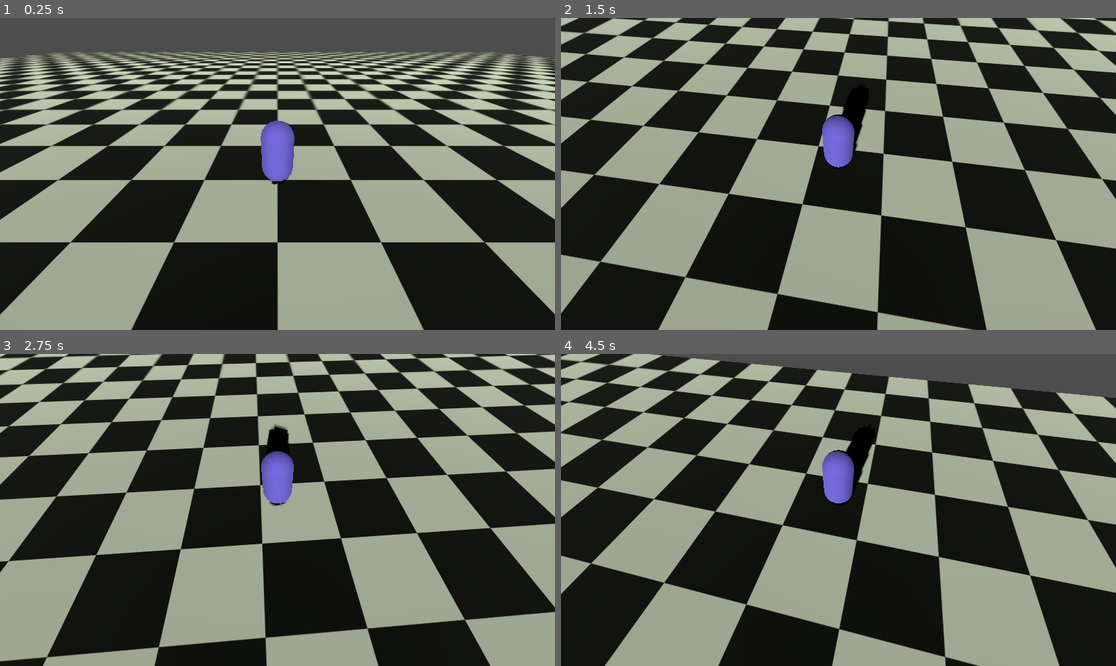
Above: before the commit, frames 1-4 (two rows, left to right).
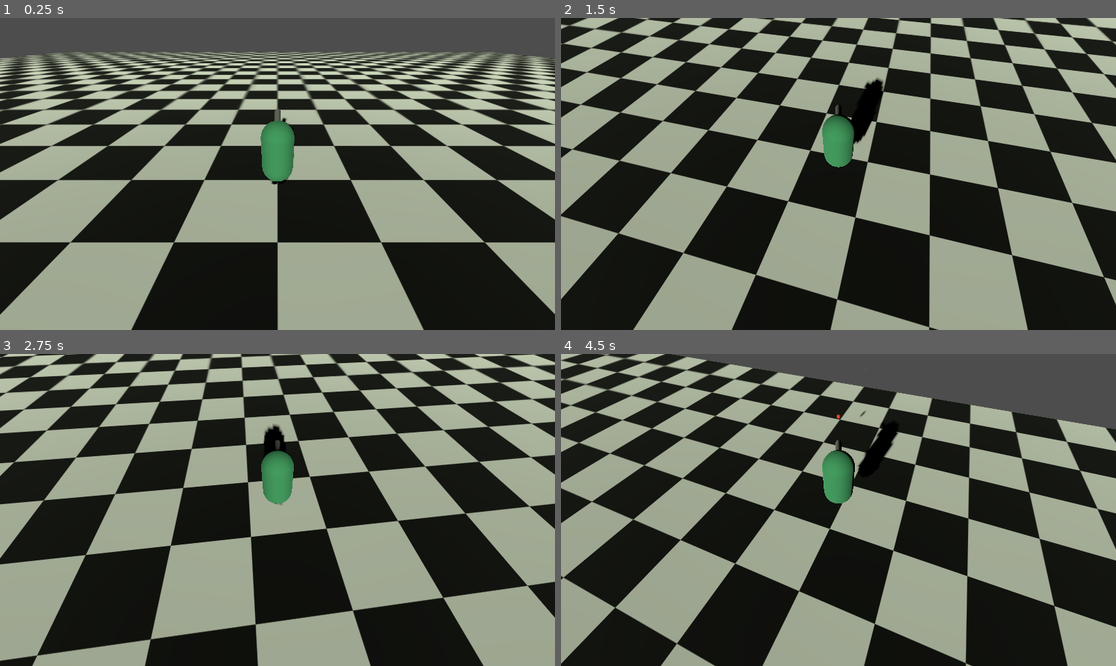
Above: after the commit, the same moments.

Repository: franciszekwojnowicz/simple-battlefield-simulator
Game: Godot game, scene res://content/main.tscn
The game is run twice, just before and just after one commit, with the same random seed, the same clock (stepped at 60 frames per second) and the same inputs.
Inputs (mouse positions are in pixels of both pictures, inside the frame that each line leads up to):
- Up to frame 1 (0.25 s): no input
- Up to frame 2 (1.5 s): move the mouse to (866, 174) at 0.52 s; hold Up (move_forward) from 0.53 s (still down); click (866, 174) at 0.6 s; tap Space (jump, bound only after the commit) at 0.77, 0.8, 1.07, 1.35 s; move the mouse to (810, 174) at 1.27 s
- Up to frame 3 (2.75 s): keep holding Up (move_forward); tap Space (jump, bound only after the commit) at 1.52, 1.82, 2.3 s; click (249, 510) at 1.55 s; move the mouse to (288, 503) at 2.02 s; click (288, 503) at 2.1 s
- Up to frame 4 (4.5 s): keep holding Up (move_forward); move the mouse to (832, 516) at 2.77 s; click (832, 516) at 2.85 s; tap Space (jump, bound only after the commit) at 3.02, 3.32, 3.6, 3.77, 4.07 s; move the mouse to (877, 513) at 3.52 s; move the mouse to (794, 506) at 4.27 s; click (794, 506) at 4.35 s

The runs differ from the first frame. In frame 1, 1.1% of the frame differs, in the area x 46-54%, y 29-53%; in frame 2, 46%; in frame 3, 33%; in frame 4, 54%, in the area x 0-100%, y 0-100%.

Commit message:
feat: rotating cannon and shooting

Diff:
--- a/content/camera_pivot.gd
+++ b/content/camera_pivot.gd
@@ -28,7 +28,7 @@
 		var cam_offset = Vector3(0, height, distance)
 		cam_offset = global_transform.basis * cam_offset
 
-		var camera = $Camera3D
+		var camera = $CameraIsometric
 		var desired_cam_pos = target_position + cam_offset
 
 		camera.global_transform.origin = camera.global_transform.origin.lerp(desired_cam_pos, delta * smoothing)
--- /dev/null
+++ b/content/items/bullet.gd
@@ -0,0 +1,7 @@
+extends RigidBody3D
+
+@export var speed := 40.0
+var direction := Vector3.ZERO
+
+func _ready():
+	linear_velocity = direction * speed
--- /dev/null
+++ b/content/items/bullet.tscn
@@ -0,0 +1,27 @@
+[gd_scene load_steps=5 format=3 uid="uid://cimw3lovbsfxb"]
+
+[ext_resource type="Script" uid="uid://cu7bc5lr7o6dy" path="res://content/items/bullet.gd" id="1_wj5yo"]
+
+[sub_resource type="SphereShape3D" id="SphereShape3D_dt4gv"]
+radius = 0.1
+
+[sub_resource type="StandardMaterial3D" id="StandardMaterial3D_wj5yo"]
+albedo_color = Color(1, 0.2627451, 0.13333334, 1)
+
+[sub_resource type="SphereMesh" id="SphereMesh_wj5yo"]
+material = SubResource("StandardMaterial3D_wj5yo")
+radius = 0.1
+height = 0.2
+
+[node name="Bullet" type="RigidBody3D"]
+collision_layer = 2
+collision_mask = 2
+mass = 0.386
+script = ExtResource("1_wj5yo")
+speed = 30.0
+
+[node name="CollisionShape3D" type="CollisionShape3D" parent="."]
+shape = SubResource("SphereShape3D_dt4gv")
+
+[node name="MeshInstance3D" type="MeshInstance3D" parent="."]
+mesh = SubResource("SphereMesh_wj5yo")
--- /dev/null
+++ b/content/items/cannon.tscn
@@ -0,0 +1,15 @@
+[gd_scene load_steps=2 format=3 uid="uid://0r5x1oeoxato"]
+
+[sub_resource type="CylinderMesh" id="CylinderMesh_6qbfq"]
+top_radius = 0.1
+bottom_radius = 0.1
+height = 1.5
+
+[node name="Cannon" type="Node3D"]
+
+[node name="MeshInstance3D" type="MeshInstance3D" parent="."]
+transform = Transform3D(1, 0, 0, 0, -4.371139e-08, -1, 0, 1, -4.371139e-08, 0, 0, 0.75)
+mesh = SubResource("CylinderMesh_6qbfq")
+
+[node name="Point" type="Node3D" parent="."]
+transform = Transform3D(1, 0, 0, 0, 1, 0, 0, 0, 1, 0, 0, 1.4964548)
--- a/content/main.tscn
+++ b/content/main.tscn
@@ -1,8 +1,7 @@
-[gd_scene load_steps=8 format=3 uid="uid://dfmad6lf0cfnh"]
+[gd_scene load_steps=7 format=3 uid="uid://dfmad6lf0cfnh"]
 
 [ext_resource type="Script" uid="uid://ch5xha7t6chia" path="res://content/main.gd" id="1_cc6s6"]
 [ext_resource type="PackedScene" uid="uid://cq4wu0fq0jen8" path="res://content/player_demo.tscn" id="1_yqvsc"]
-[ext_resource type="Script" uid="uid://d25e5k1gph11s" path="res://content/camera_pivot.gd" id="2_w5e7a"]
 [ext_resource type="Texture2D" uid="uid://cj3mu83fv820" path="res://assets/textures/board.png" id="4_3sd65"]
 
 [sub_resource type="StandardMaterial3D" id="StandardMaterial3D_k03jb"]
@@ -22,13 +21,9 @@
 [node name="PlayerDemo" parent="." instance=ExtResource("1_yqvsc")]
 transform = Transform3D(1, 0, 0, 0, 1, 0, 0, 0, 1, 0, 1.3913314, 0)
 
-[node name="CameraPivot" type="Node3D" parent="PlayerDemo"]
-script = ExtResource("2_w5e7a")
-
-[node name="Camera3D" type="Camera3D" parent="PlayerDemo/CameraPivot"]
-transform = Transform3D(1, 0, 0, 0, 0.8161376, 0.5778576, 0, -0.5778576, 0.8161376, -0.018569946, 4.008647, 2.1504755)
-
 [node name="StaticBody3D" type="StaticBody3D" parent="."]
+collision_layer = 3
+collision_mask = 3
 
 [node name="MeshInstance3D" type="MeshInstance3D" parent="StaticBody3D"]
 mesh = SubResource("PlaneMesh_yqvsc")
--- a/content/player_demo.gd
+++ b/content/player_demo.gd
@@ -6,28 +6,41 @@
 @export var jump_velocity: float = 4.5
 # Gravity (default to project setting)
 var gravity: float = ProjectSettings.get_setting("physics/3d/default_gravity")
+var cam : Camera3D
+var is_moving = false
 
-var cam : Camera3D
+var BULLET = preload("uid://cimw3lovbsfxb")
+var shoot_dir : Vector3
 
-var moving = false
+@onready var cannon: Node3D = $Cannon
+@onready var point: Node3D = $Cannon/Point
+
+
 
 func _ready():
-	cam = get_node("CameraPivot/Camera3D")  # adjust path if needed
+	cam = get_node("CameraPivot/CameraIsometric")  # adjust path if needed
+
 
 func _physics_process(delta: float) -> void:
 	if not cam:
 		return
+	moving(delta)
+	cannon.global_rotation.x = - cam.global_rotation.x - deg_to_rad(40)
+	cannon.global_rotation.y =   cam.global_rotation.y + deg_to_rad(180)
+	if Input.is_action_just_pressed("shoot"):
+		shoot()
+
+
+func moving(delta) -> void:
 	# Apply gravity
 	if not is_on_floor():
 		velocity.y -= gravity * delta
-	# Get input direction (normalized)
+	# Get input direction
 	var input_vector = Input.get_vector("move_left", "move_right", "move_forward", "move_back")
-
-	var cam_basis = cam.global_transform.basis.z.normalized()
-	var cam_axis = cam_basis
-
-	#var direction = (relative_camera_position * Vector3(input_vector.x, 0, input_vector.y)).normalized()
+	# Get Camera direction
+	var cam_axis = cam.global_transform.basis.z.normalized()
 	var direction = cam_axis.normalized()
+	shoot_dir = -direction
 	direction.y = 0
 	direction = direction.normalized()
 
@@ -45,19 +58,31 @@
 	direction = temp_direction[0] + temp_direction[1] + temp_direction[2] + temp_direction[3]
 
 	if input_vector:
-		moving = true
+		is_moving = true
 		velocity.x = direction.x * speed
 		velocity.z = direction.z * speed
 	else:
-		moving = false
+		is_moving = false
 
-	if not moving:
+	# brake when there is no key pressed
+	if not is_moving and is_on_floor():
 		velocity.x = move_toward(velocity.x, 0, speed)
 		velocity.z = move_toward(velocity.z, 0, speed)
+
+	# Jumping
+	if Input.is_action_just_pressed("jump") and is_on_floor():
+		velocity.y = jump_velocity
 
 	# Apply movement
 	move_and_slide()
 
-	# Jumping
-	if Input.is_action_just_pressed("ui_text_backspace") and is_on_floor():
-		velocity.y = jump_velocity
+
+func shoot():
+
+
+	var bullet = BULLET.instantiate()
+	# Assign your direction
+	shoot_dir = - cannon.global_position + point.global_position
+	bullet.direction = shoot_dir.normalized()
+	add_child(bullet)
+	bullet.global_position=point.global_position
--- a/content/player_demo.tscn
+++ b/content/player_demo.tscn
@@ -1,11 +1,13 @@
-[gd_scene load_steps=5 format=3 uid="uid://cq4wu0fq0jen8"]
+[gd_scene load_steps=7 format=3 uid="uid://cq4wu0fq0jen8"]
 
 [ext_resource type="Script" uid="uid://dk7m3krokbjj3" path="res://content/player_demo.gd" id="1_wr6al"]
+[ext_resource type="Script" uid="uid://d25e5k1gph11s" path="res://content/camera_pivot.gd" id="2_7f84k"]
+[ext_resource type="PackedScene" uid="uid://0r5x1oeoxato" path="res://content/items/cannon.tscn" id="3_y0vck"]
 
 [sub_resource type="CapsuleShape3D" id="CapsuleShape3D_fyksl"]
 
 [sub_resource type="StandardMaterial3D" id="StandardMaterial3D_yqvsc"]
-albedo_color = Color(0.4745098, 0.40784314, 1, 1)
+albedo_color = Color(0.25722882, 0.5978376, 0.4144482, 1)
 
 [sub_resource type="CapsuleMesh" id="CapsuleMesh_w5e7a"]
 material = SubResource("StandardMaterial3D_yqvsc")
@@ -18,3 +20,14 @@
 
 [node name="MeshInstance3D" type="MeshInstance3D" parent="."]
 mesh = SubResource("CapsuleMesh_w5e7a")
+
+[node name="CameraPivot" type="Node3D" parent="."]
+script = ExtResource("2_7f84k")
+
+[node name="CameraIsometric" type="Camera3D" parent="CameraPivot"]
+transform = Transform3D(1, 0, 0, 0, 0.8161376, 0.5778576, 0, -0.5778576, 0.8161376, -0.018569946, 4.008647, 2.1504755)
+
+[node name="Cannon" parent="." instance=ExtResource("3_y0vck")]
+transform = Transform3D(1, 0, 0, 0, 1, 0, 0, 0, 1, 0, 0.678, 0)
+
+[editable path="Cannon"]
--- a/project.godot
+++ b/project.godot
@@ -14,6 +14,11 @@
 run/main_scene="uid://dfmad6lf0cfnh"
 config/features=PackedStringArray("4.5", "Forward Plus")
 config/icon="res://icon.svg"
+
+[display]
+
+window/size/viewport_width=1920
+window/size/viewport_height=1080
 
 [input]
 
@@ -46,3 +51,13 @@
 , Object(InputEventKey,"resource_local_to_scene":false,"resource_name":"","device":-1,"window_id":0,"alt_pressed":false …(183 unchanged characters)…
 ]
 }
+jump={
+"deadzone": 0.2,
+"events": [Object(InputEventKey,"resource_local_to_scene":false,"resource_name":"","device":-1,"window_id":0,"alt_pressed":false,"shift_pressed":false,"ctrl_pressed":false,"meta_pressed":false,"pressed":false,"keycode":0,"physical_keycode":32,"key_label":0,"unicode":32,"location":0,"echo":false,"script":null)
+]
+}
+shoot={
+"deadzone": 0.2,
+"events": [Object(InputEventMouseButton,"resource_local_to_scene":false,"resource_name":"","device":-1,"window_id":0,"alt_pressed":false,"shift_pressed":false,"ctrl_pressed":false,"meta_pressed":false,"button_mask":0,"position":Vector2(0, 0),"global_position":Vector2(0, 0),"factor":1.0,"button_index":1,"canceled":false,"pressed":false,"double_click":false,"script":null)
+]
+}
Not shown, added: content/items/bullet.gd.uid
